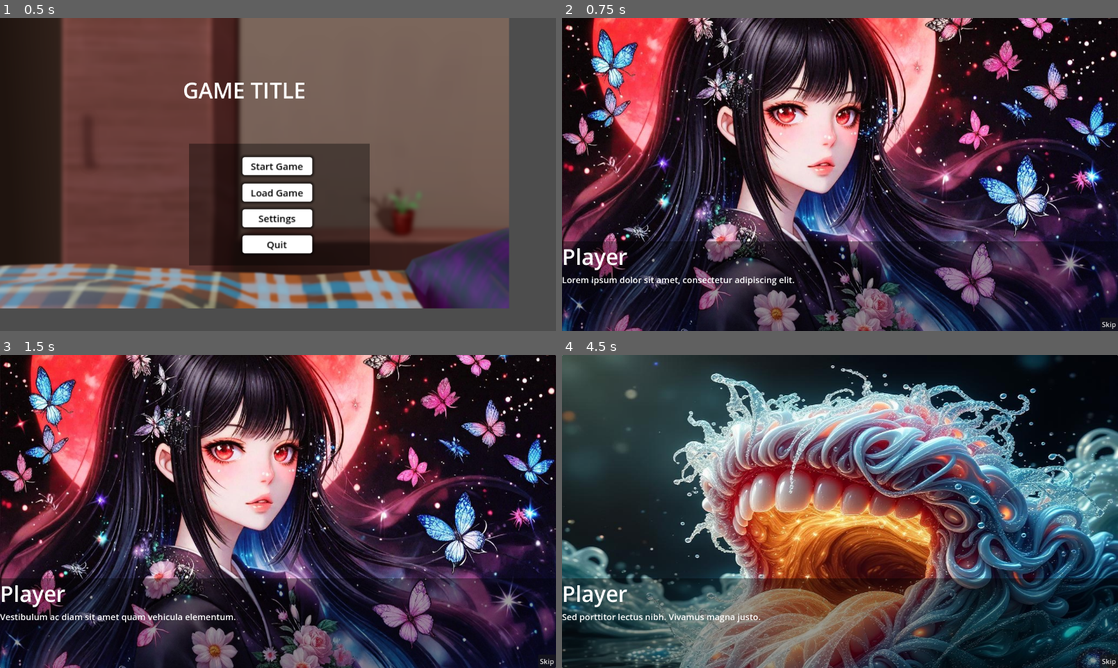
Above: before the commit, frames 1-4 (two rows, left to right).
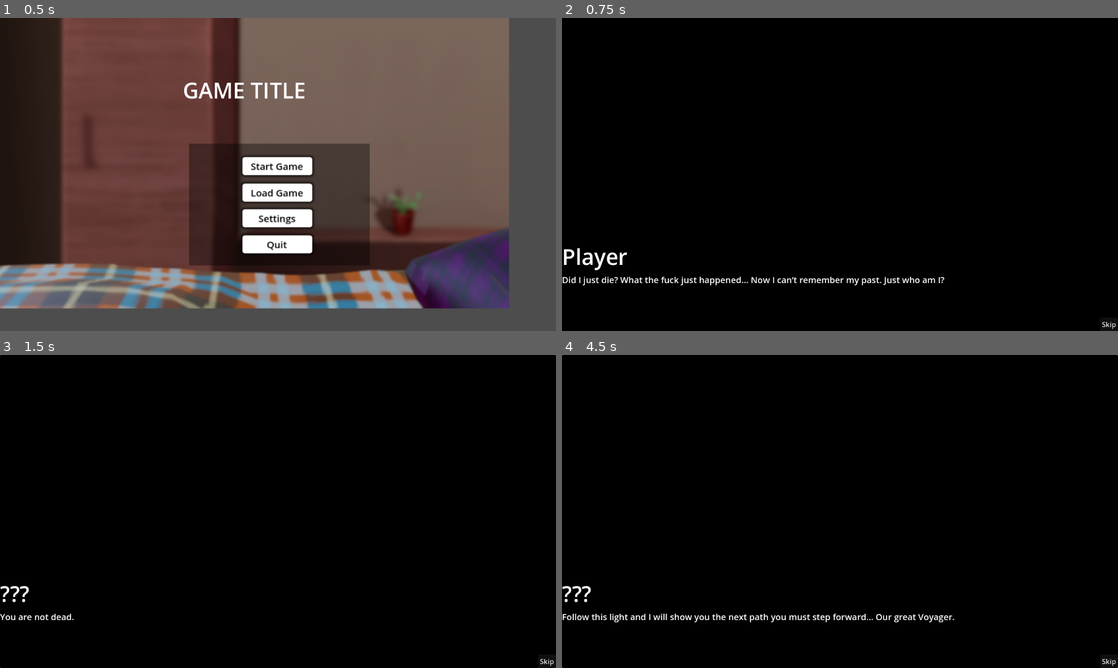
Above: after the commit, the same moments.

Repository: JoshuaSaayo/scrap-androids
Game: Godot game, scene res://UI/menu.tscn
Same seed, same stepped clock (60 frames per second), same inputs: the game is played once before the commit and once after it.
Inputs (mouse positions are in pixels of both pictures, inside the frame that each line leads up to):
- Up to frame 1 (0.5 s): no input
- Up to frame 2 (0.75 s): click "Start Game" at 0.5 s
- Up to frame 3 (1.5 s): click (278, 511) at 1.25 s
- Up to frame 4 (4.5 s): click (840, 511) at 2 s; click "Skip" at 2.75 s; click "Skip" at 3.5 s; click (840, 511) at 4.25 s

Frame 1 is identical in both runs. In frame 2, 74% of the frame differs, in the area x 0-100%, y 0-100%; in frame 3, 74%; in frame 4, 91%.

Commit message:
update prologue

Diff:
--- a/game/main_scenes/dialogue_scene.gd
+++ b/game/main_scenes/dialogue_scene.gd
@@ -2,20 +2,32 @@
 
 @onready var illust = $Illust
 @onready var dialogue_label = $DialogueBox/DialogueLabel
+@onready var character_name: Label = $DialogueBox/CharacterName
 @onready var next_button = $NextButton
 
 # --- Exported variables for easy editing in inspector
 @export var illusts: Array[Texture2D] = []
+@export var illust_line_ranges: Array[int] = [] # new — defines when to change image
 @export var puzzle_scene: String = "res://main_scenes/puzzle.tscn"
 
 # --- Dialogue lines
 var dialogues = [
-	"Lorem ipsum dolor sit amet, consectetur adipiscing elit.",
-	"Vestibulum ac diam sit amet quam vehicula elementum.",
-	"Curabitur arcu erat, accumsan id imperdiet et, porttitor at sem.",
-	"Sed porttitor lectus nibh. Vivamus magna justo.",
-	"Cras ultricies ligula sed magna dictum porta.",
-	"Donec rutrum congue leo eget malesuada.",
+	{"name": "Player", "text": "Did I just die? What the fuck just happened… Now I can’t remember my past. Just who am I?"},
+	{"name": "???", "text": "You are not dead."},
+	{"name": "Player", "text": "Who is that?"},
+	{"name": "???", "text": "Follow this light and I will show you the next path you must step forward… Our great Voyager."},
+	{"name": "Player", "text": "Huh?"},
+	{"name": "Player", "text": "Wait oh shit! This is so bright I can’t see!!"},
+	{"name": "Player", "text": "What the… Where am I? This place looks so cozy. Let me stroll for a while."},
+	{"name": "Player", "text": "I must be dreaming and I can’t figure out my name and who am I?"},
+	{"name": "Player", "text": "All I remembered was a whisper saying I am their Voyager…"},
+	{"name": "Player", "text": "Huh… wait holy-"},
+	{"name": "Girl in the tree", "text": "Mmm mmm yes it so good~."},
+	{"name": "Player", "text": "Is she… Masturbating?"},
+	{"name": "Girl in the tree", "text": " hmm? Hey you! I know you saw me here! I want you to come here."},
+	{"name": "Player", "text": "Ehh.. What do you want, miss?"},
+	{"name": "Girl in the tree:", "text": "aahh finally! The Voyager is here, I am bored doing only fingering my pussy."},
+	{"name": "Rachel", "text": "Come here and call me Rachel and I want you to fuck me hard~"},
 ]
 
 var current_line := 0
@@ -29,18 +41,22 @@
 	current_line += 1
 	if current_line < dialogues.size():
 		_update_dialogue()
-		if current_line % 3 == 0: # every 3 lines, update illustration
-			_update_illust()
+		_update_illust()
 	else:
 		_go_to_puzzle()
 
 func _update_dialogue():
-	dialogue_label.text = dialogues[current_line]
+	var line = dialogues[current_line]
+	dialogue_label.text = line["text"]
+	character_name.text = line["name"]
 
 func _update_illust():
-	var illust_index = current_line / 3
-	if illust_index < illusts.size():
-		illust.texture = illusts[illust_index]
+	var index = 0
+	for i in range(illust_line_ranges.size()):
+		if current_line < illust_line_ranges[i]:
+			index = i
+			break
+	illust.texture = illusts[index]
 
 func _go_to_puzzle():
 	get_tree().change_scene_to_file(puzzle_scene)
--- a/game/main_scenes/dialogue_scene.tscn
+++ b/game/main_scenes/dialogue_scene.tscn
@@ -1,7 +1,9 @@
-[gd_scene load_steps=9 format=3 uid="uid://di1emr8sody11"]
+[gd_scene load_steps=11 format=3 uid="uid://di1emr8sody11"]
 
 [ext_resource type="Texture2D" uid="uid://c7eaealcfp3vq" path="res://assets/illust_dialogue/prologue_1.jpg" id="1_8rnwa"]
 [ext_resource type="Script" uid="uid://d1uk31bqkxyaq" path="res://main_scenes/dialogue_scene.gd" id="1_57nxx"]
+[ext_resource type="Texture2D" uid="uid://ialv3xrjscl1" path="res://assets/illust_dialogue/Intro_1.png" id="2_1pd18"]
+[ext_resource type="Texture2D" uid="uid://cl6t011xa7dnm" path="res://assets/illust_dialogue/Intro_2.jpg" id="3_wxm5q"]
 [ext_resource type="Texture2D" uid="uid://dfpvpvstp1wqv" path="res://assets/illust_dialogue/prologue_2.jpg" id="3_xcyb0"]
 
 [sub_resource type="LabelSettings" id="LabelSettings_8rnwa"]
@@ -27,7 +29,8 @@
 grow_horizontal = 2
 grow_vertical = 2
 script = ExtResource("1_57nxx")
-illusts = Array[Texture2D]([ExtResource("1_8rnwa"), ExtResource("3_xcyb0")])
+illusts = Array[Texture2D]([ExtResource("2_1pd18"), ExtResource("3_wxm5q"), ExtResource("1_8rnwa"), ExtResource("3_xcyb0")])
+illust_line_ranges = Array[int]([5, 6, 9, 16])
 
 [node name="Illust" type="TextureRect" parent="."]
 layout_mode = 0
Binary file added: game/UI/assets/Intro_1.png
Not shown, added: game/UI/assets/Intro_1.png.import
Binary file added: game/assets/illust_dialogue/Intro_1.png
Not shown, added: game/assets/illust_dialogue/Intro_1.png.import
Binary file added: game/assets/illust_dialogue/Intro_2.jpg
Not shown, added: game/assets/illust_dialogue/Intro_2.jpg.import
Not shown, added: production/Animation/README.md
Not shown, added: production/Illust/Intro_1.png
Not shown, added: production/Illust/Intro_2.jpg
Not shown, removed: production/Illust/Picsart_25-11-09_10-00-21-423.jpg
